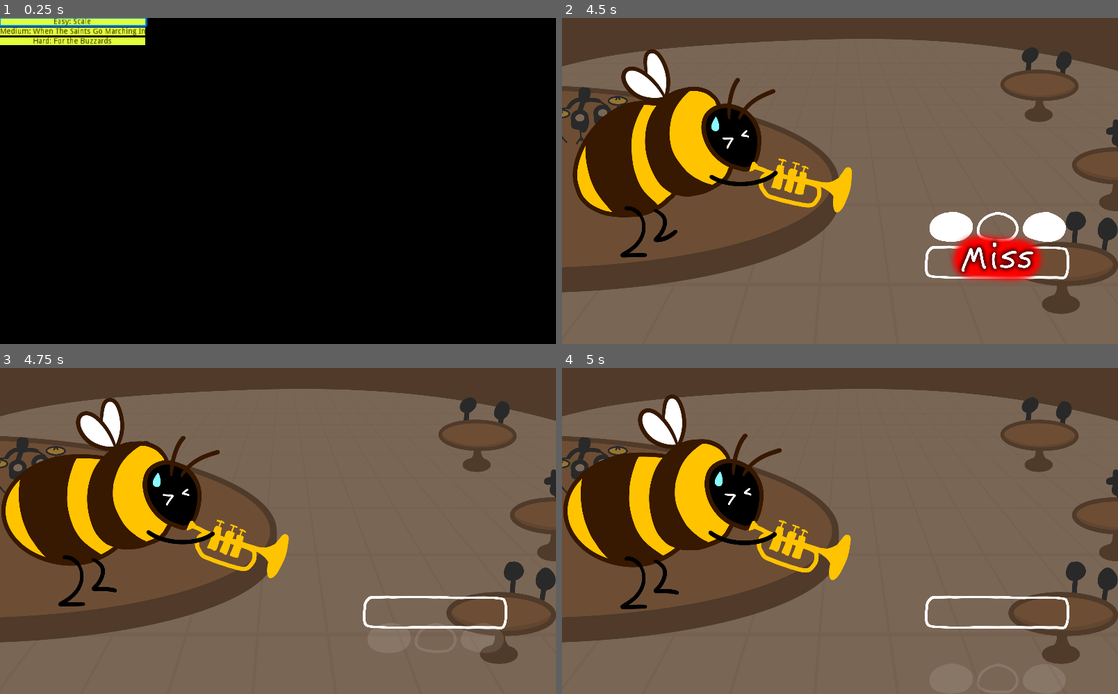
Above: before the commit, frames 1-4 (two rows, left to right).
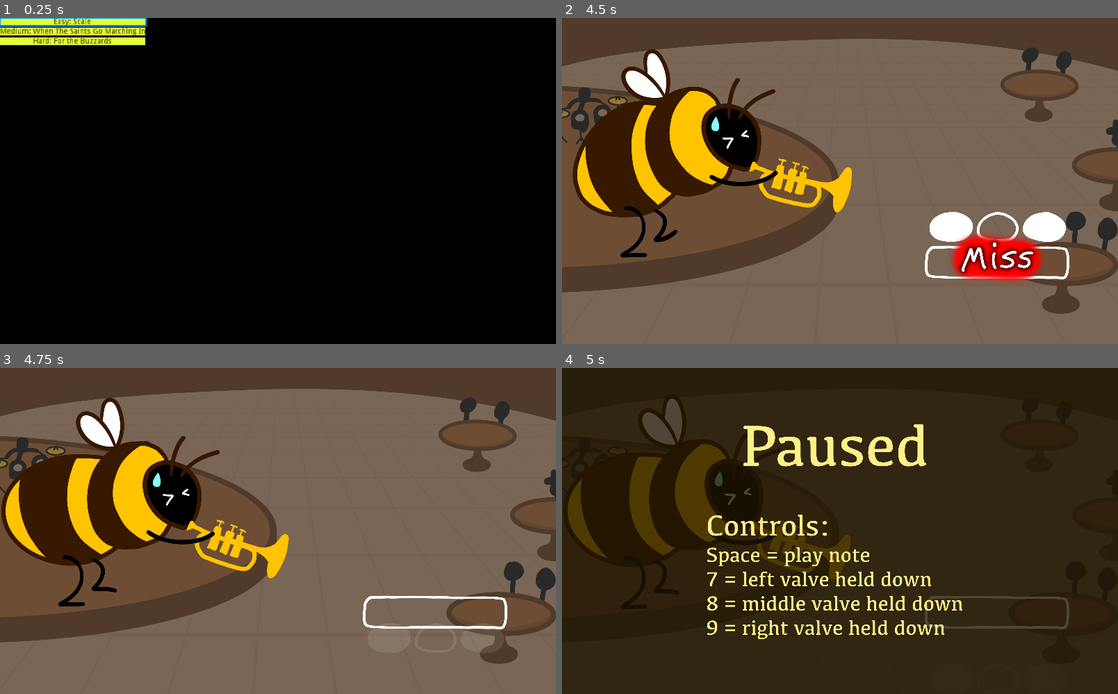
Above: after the commit, the same moments.

Repository: proximadams/Bee-Major
Game: Godot game, scene res://Scenes/SongSelect.tscn
Same seed, same stepped clock (60 frames per second), same inputs: the game is played once before the commit and once after it. Sound files missing from this copy of the repository are replaced by a short silence.
Inputs (mouse positions are in pixels of both pictures, inside the frame that each line leads up to):
- Up to frame 1 (0.25 s): no input
- Up to frame 2 (4.5 s): click "Easy: Scale" at 0.5 s; tap Enter (ui_accept) at 1.25, 1.52, 2.27, 3.77 s; move the mouse to (962, 164) at 1.27 s; hold Space (blow) 1.28-2.03 s; click (962, 164) at 1.42 s; move the mouse to (728, 197) at 2.02 s; tap 7 (finger1) at 2.1 s; click (728, 197) at 2.17 s; move the mouse to (895, 109) at 2.77 s; hold 8 (finger2) 2.78-3.53 s; click (895, 109) at 2.92 s; move the mouse to (812, 246) at 3.52 s; tap 9 (finger3) at 3.6 s; click (812, 246) at 3.67 s; move the mouse to (1006, 229) at 4.27 s; hold Space (blow) from 4.28 s (still down); click (1006, 229) at 4.42 s
- Up to frame 3 (4.75 s): keep holding Space (blow); tap Enter (ui_accept) at 4.52 s
- Up to frame 4 (5 s): keep holding Space (blow); tap Escape (pause) at 4.9 s

Frames 1-3 are identical in both runs. In frame 4, 92% of the frame differs, in the area x 0-100%, y 0-100%.

Commit message:
pause menu

Diff:
--- a/Scenes/PauseScene.tscn
+++ b/Scenes/PauseScene.tscn
@@ -1,10 +1,16 @@
-[gd_scene load_steps=3 format=2]
+[gd_scene load_steps=4 format=2]
 
 [ext_resource path="res://Sprites/GUI/Menus/Paused_Text.png" type="Texture" id=1]
 [ext_resource path="res://Sprites/GUI/Menus/Controls.png" type="Texture" id=2]
+[ext_resource path="res://Sprites/Other/WhiteRectangle.png" type="Texture" id=3]
 
 [node name="PauseScene" type="Node2D"]
 visible = false
+z_index = 1
+
+[node name="Sprite3" type="Sprite" parent="."]
+modulate = Color( 0.113725, 0.0823529, 0, 0.784314 )
+texture = ExtResource( 3 )
 
 [node name="Sprite" type="Sprite" parent="."]
 position = Vector2( 500, 300 )
--- a/Scripts/Pause.gd
+++ b/Scripts/Pause.gd
@@ -5,6 +5,9 @@
 
 # Tracking whether the game is paused or not
 var is_game_paused = false
+
+func _ready():
+	pause_mode = Node.PAUSE_MODE_PROCESS
 
 func _input(event):
 	# Check if the game is paused
@@ -17,5 +20,5 @@
 			toggle_pause()
 
 func toggle_pause():
-	PauseScene.visible = get_tree().paused
+	PauseScene.visible = !get_tree().paused
 	get_tree().paused = !get_tree().paused
